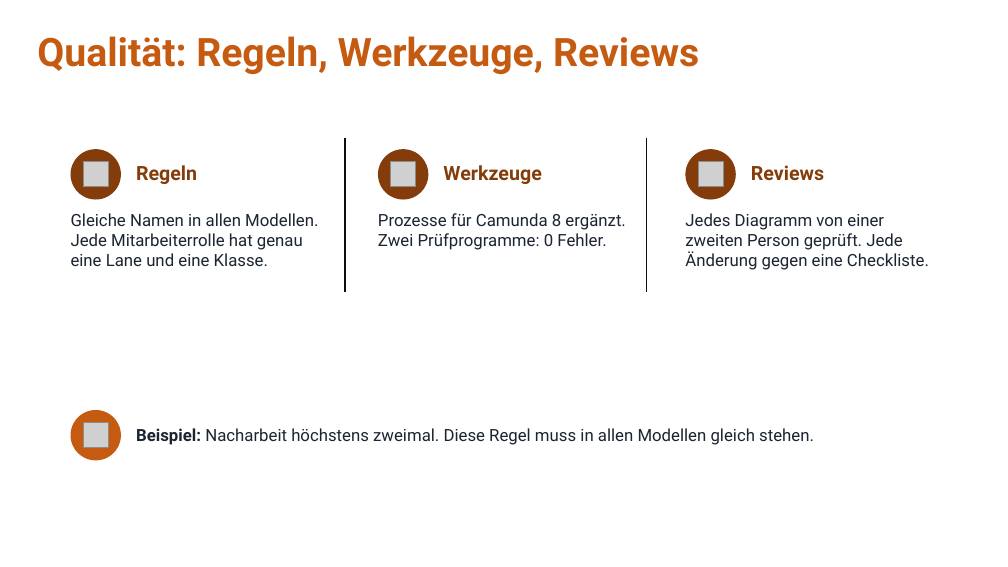
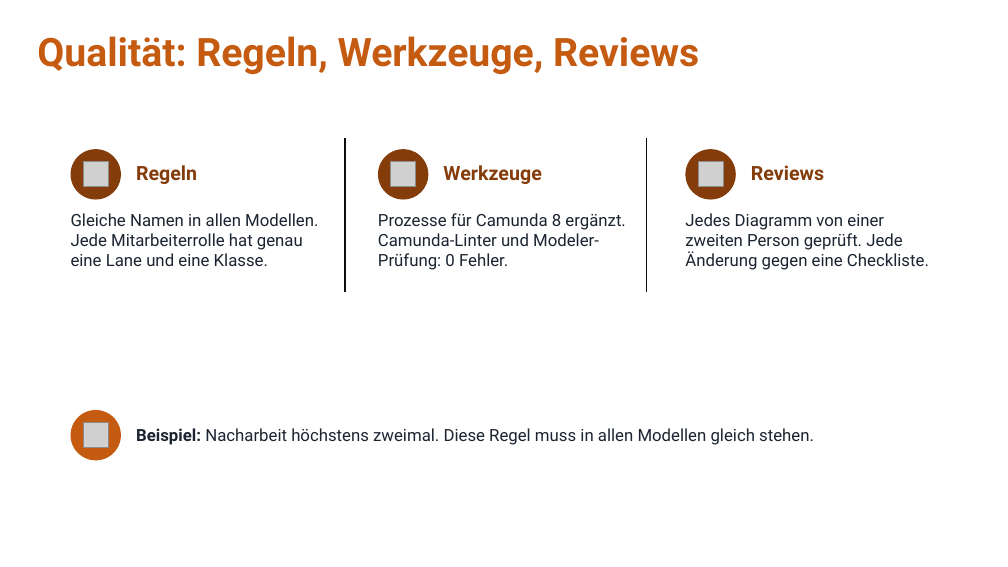
Before and after one commit to jakobschwan123-cmd/casestudy-semester-3, a slide deck: slide 16 of 4_praesentation/Abschlusspraesentation.pptx. Drawn at 1008x567 pixels with LibreOffice and Linux fonts; fonts in the diff are those of the drawing; grey boxes stand for pictures. Boxes give left, top, right and bottom in pixels: in the first picture for what was removed or moved away, otherwise in the second. Text is boxed around its words. In the diff, an @@ line names an element or a change of style, - is before the commit and + after.

Commit message:
praesentation: Folie 16/17 ohne Doppelung, Foliennummern, Folie 20, Sprechtext Jakob

```diff
--- a/4_praesentation/Abschlusspraesentation.pptx
+++ b/4_praesentation/Abschlusspraesentation.pptx
@@ text at box(378, 213, 625, 270): text changed @@
-Prozesse für Camunda 8 ergänzt. Zwei Prüfprogramme: 0 Fehler.
+Prozesse für Camunda 8 ergänzt. Camunda-Linter und Modeler-Prüfung: 0 Fehler.
```
Also in this commit, not shown: 1 other slide changed, 1 other file.
